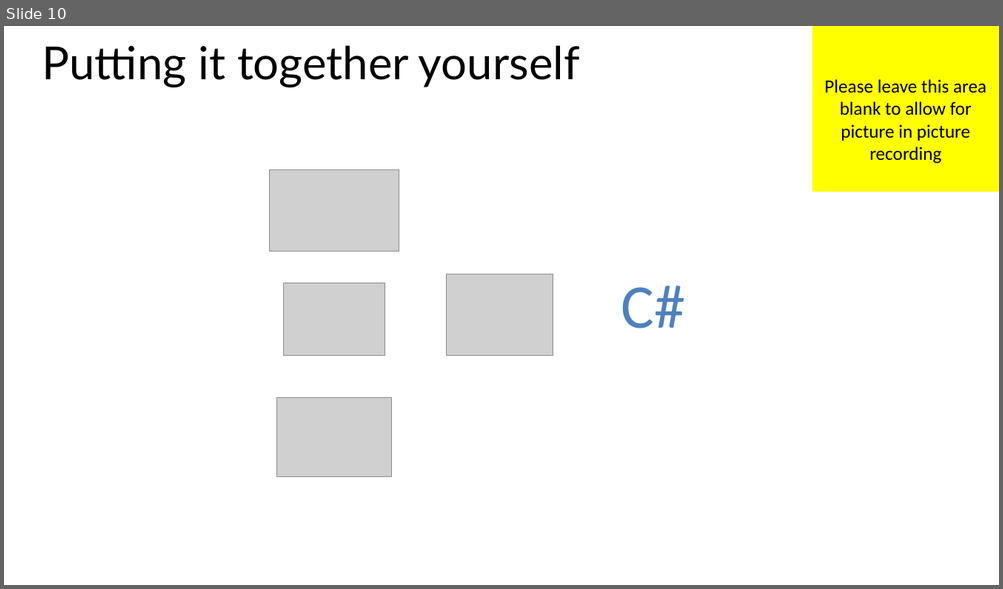
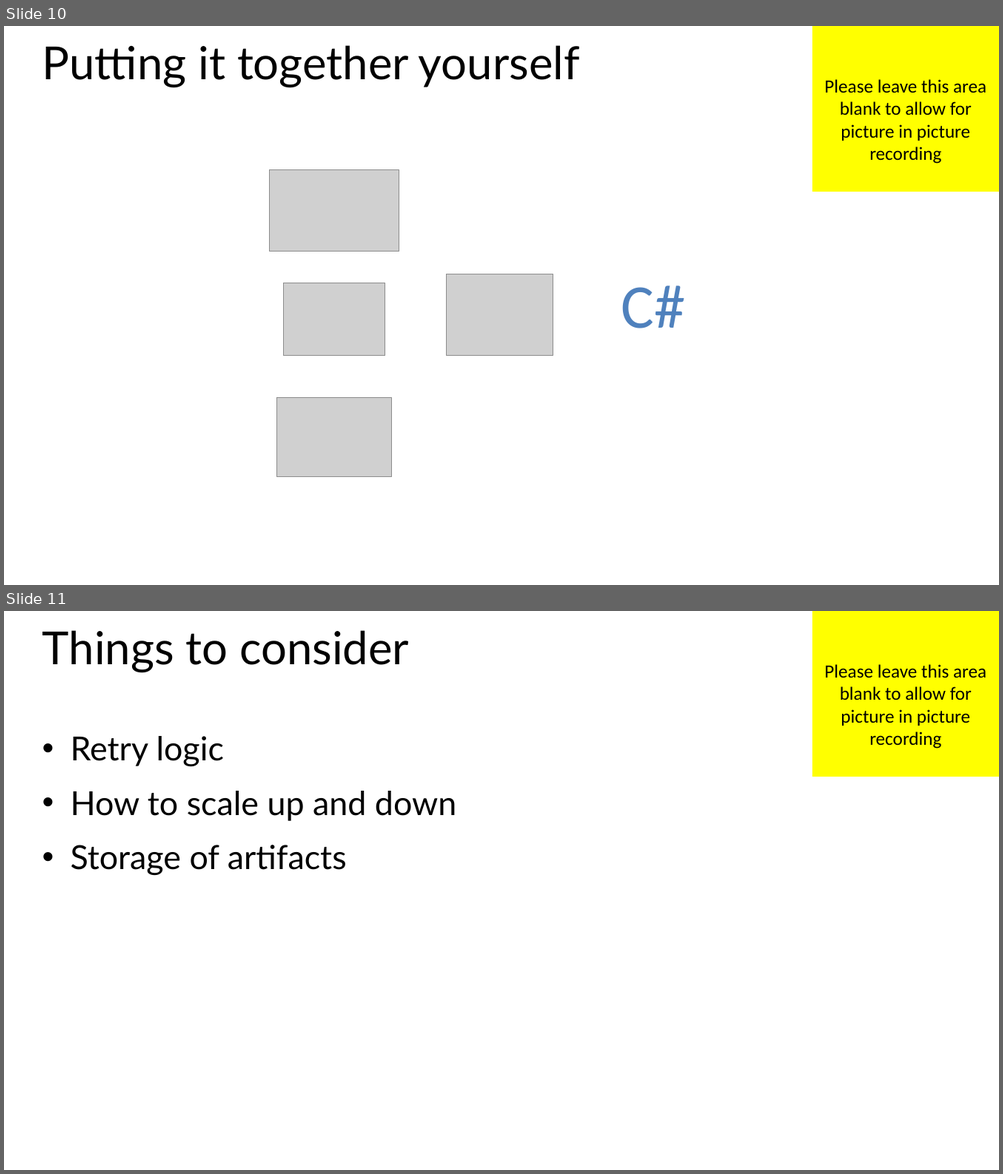
Before and after one commit to MisterJames/AzureImageProcessing, a slide deck: presentations/04 - Batch.pptx. Shown one above the other, each under a label of ours: slide 10 before the commit, slides 10 and 11 after it. The pictures are 1003x589 and 1003x1174 pixels, drawn with LibreOffice and Linux fonts; fonts in the diff are those of the drawing; grey boxes stand for pictures. Boxes give left, top, right and bottom in pixels: in the first picture for what was removed or moved away, otherwise in the second. Text is boxed around its words. In the diff, an @@ line names an element or a change of style, - is before the commit and + after.

```diff
--- a/presentations/04 - Batch.pptx
+++ b/presentations/04 - Batch.pptx
@@ slide 11 added at (x1=4, y1=611, x2=999, y2=1170), background #FFFFFF @@
@@ title added at (x1=42, y1=630, x2=409, y2=673), 44 pt, text #000000 @@
+Things to consider
@@ rectangle added at (x1=812, y1=611, x2=999, y2=777), fill #FFFF00, 18 pt, text #000000 @@
+Please leave this area blank to allow for picture in picture recording
@@ text added at (x1=71, y1=736, x2=456, y2=876), 32 pt, text #000000 @@
+• Retry logic
+• How to scale up and down
+• Storage of artifacts
```
Also in this commit, not shown: 1 slide changed, 4 other slides added, 3 other files.
